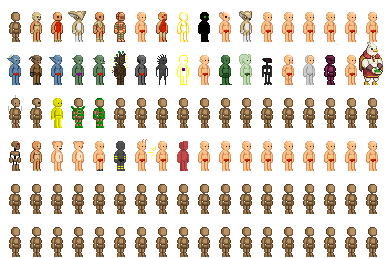
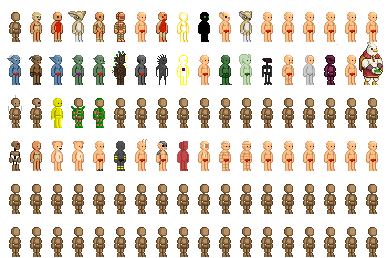
Revision of a layered w=387, h=258 image; what changed, layer by layer:
painted on "Background" over [149, 141, 251, 171]
